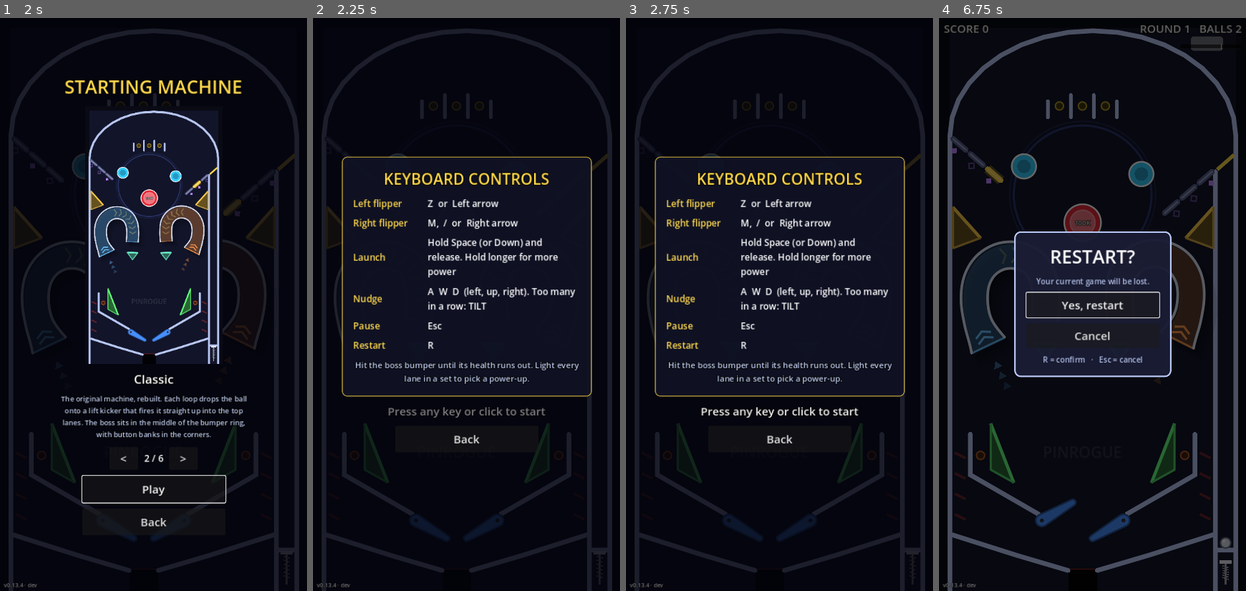
Above: before the commit, frames 1-4 (left to right).
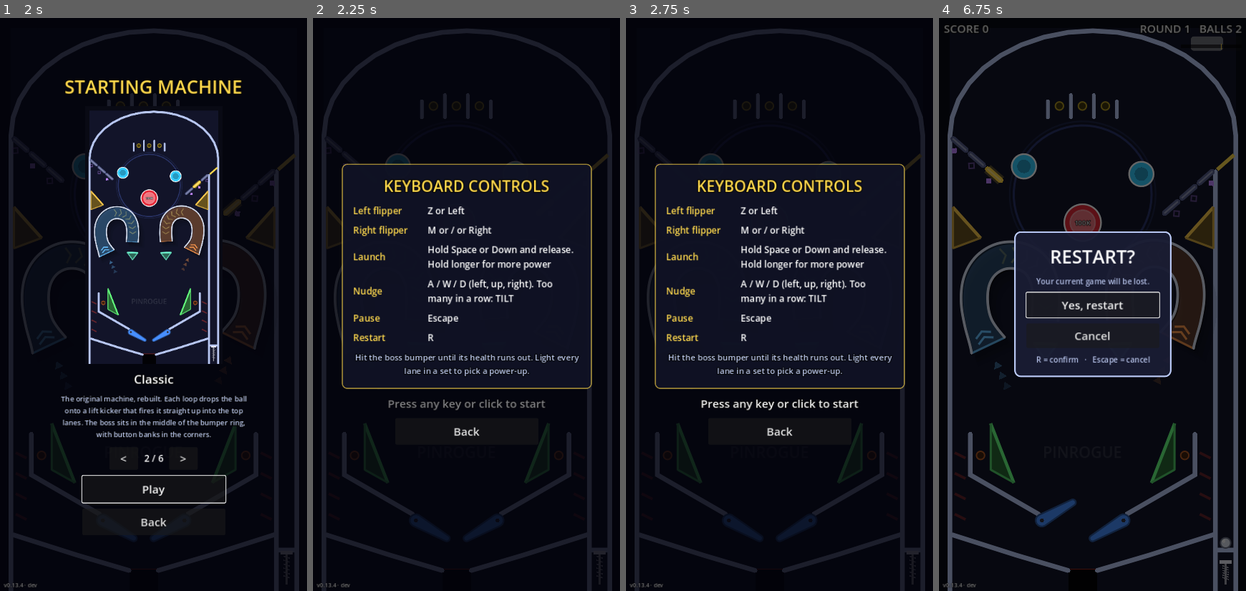
Above: after the commit, the same moments.

Repository: sessaregoAldo/PinRogue
Game: Godot game, scene res://scenes/main_menu.tscn
The game is run twice, just before and just after one commit, with the same random seed, the same clock (stepped at 60 frames per second) and the same inputs.
Inputs (mouse positions are in pixels of both pictures, inside the frame that each line leads up to):
- Up to frame 1 (2 s): click "Start Run" at 0.5 s; click "Endless" at 1.25 s
- Up to frame 2 (2.25 s): click "Play" at 2 s
- Up to frame 3 (2.75 s): no input
- Up to frame 4 (6.75 s): tap Enter (ui_accept) at 2.75, 3.02, 6.02 s; move the mouse to (1160, 275) at 2.77 s; hold M (flipper_right) 2.78-3.5 s; hold Space (launch) 2.78-3.5 s; click (1160, 275) at 2.92 s; drag from (1031, 333) to (1003, 453) at 3.52 s; move the mouse to (1123, 178) at 4.27 s; hold M (flipper_right) 4.28-5 s; hold Space (launch) 4.28-5 s; tap 1 at 4.35 s; click (1123, 178) at 4.42 s; drag from (1077, 419) to (1163, 453) at 5.02 s; move the mouse to (1184, 390) at 5.77 s; hold Z (flipper_left) 5.78-6.5 s; hold Space (launch) 5.78-6.5 s; tap 3 at 5.85 s; click (1184, 390) at 5.92 s; tap Escape (pause) at 6.4 s; click "Restart" at 6.5 s

Frame 1 is identical in both runs. In frame 2, 8.3% of the frame differs, in the area x 9-91%, y 24-75%; in frame 3, 8.4%; in frame 4, 0.3%.

Commit message:
v0.13.4: settings tabs with key rebinding; tutorial follows the player's device and keys
- Settings (main menu and pause menu) split into Audio and Controls tabs.
  Controls: every keyboard action can be bound to any key (a key moves off
  any other action that had it; Esc cancels; Reset to defaults). Saved in
  settings.cfg [keys]. Keyboard section hidden on phones/tablets; touch
  options shown on touch screens.
- All on-screen key hints read the current bindings: the tutorial's
  directions and key caps, the controls summary, the end screen and the
  pause menu's confirm hint.
- Tutorial picks touch or keyboard directions from what the player last
  used (a touch or a key press), falling back to the device check.

Co-Authored-By: Claude Opus 5.5 <noreply@anthropic.com>

Diff:
--- a/build_info.cfg
+++ b/build_info.cfg
@@ -1,2 +1,2 @@
 [build]
-time="2026-11-09 23:32 UTC"
+time="2026-11-10 03:06 UTC"
--- a/scripts/end_screen.gd
+++ b/scripts/end_screen.gd
@@ -50,7 +50,7 @@
 	_skip_button.disabled = false
 	_status.text = "Enter a name (2-5 letters) for the all-time board." if can_submit else ""
 	_status.modulate = SOFT
-	_footer.text = "Press R or Play again" if not can_submit else "Enter submits  ·  Skip to play again"
+	_footer.text = ("Press %s or Play again" % GameManager.key_label("restart")) if not can_submit else "Enter submits  ·  Skip to play again"
 	_root.visible = true
 	_root.modulate.a = 0.0
 	create_tween().tween_property(_root, "modulate:a", 1.0, 0.5)
@@ -127,7 +127,7 @@
 	_name_edit.release_focus()
 	_entry_row.visible = false
 	GameManager.entering_name = false
-	_footer.text = "Press R or Play again"
+	_footer.text = "Press %s or Play again" % GameManager.key_label("restart")
 
 
 func _on_main_menu() -> void:
--- a/scripts/game_manager.gd
+++ b/scripts/game_manager.gd
@@ -313,6 +313,104 @@
 			var ev := InputEventKey.new()
 			ev.physical_keycode = key as Key
 			InputMap.action_add_event(action, ev)
+	_load_key_bindings()
+
+
+# --- Key bindings (Settings > Controls) -------------------------------------------
+
+## Actions the player can rebind, in menu order, with their names.
+const BINDABLE: Array[String] = ["flipper_left", "flipper_right", "launch", "nudge_left", "nudge_up", "nudge_right", "pause", "restart"]
+const ACTION_NAMES := {
+	"flipper_left": "Left flipper", "flipper_right": "Right flipper", "launch": "Launch",
+	"nudge_left": "Nudge left", "nudge_up": "Nudge up", "nudge_right": "Nudge right",
+	"pause": "Pause", "restart": "Restart",
+}
+const KEY_SYMBOLS := {"Slash": "/", "Backslash": "\\", "Comma": ",", "Period": ".", "Semicolon": ";",
+	"Apostrophe": "'", "Bracketleft": "[", "Bracketright": "]", "Minus": "-", "Equal": "=", "Quoteleft": "`"}
+
+
+func _load_key_bindings() -> void:
+	var cfg := ConfigFile.new()
+	if cfg.load(SETTINGS_PATH) != OK or not cfg.has_section("keys"):
+		return
+	for action in BINDABLE:
+		var codes: Array = cfg.get_value("keys", action, [])
+		if not codes.is_empty():
+			_set_keys(action, codes)
+
+
+## Replace an action's keyboard keys (physical key codes).
+func _set_keys(action: String, codes: Array) -> void:
+	for ev in InputMap.action_get_events(action):
+		if ev is InputEventKey:
+			InputMap.action_erase_event(action, ev)
+	for code in codes:
+		var ev := InputEventKey.new()
+		ev.physical_keycode = int(code) as Key
+		InputMap.action_add_event(action, ev)
+
+
+## The physical key codes bound to an action.
+func key_codes(action: String) -> Array[int]:
+	var out: Array[int] = []
+	for ev in InputMap.action_get_events(action):
+		if ev is InputEventKey:
+			out.append(int(ev.physical_keycode) if ev.physical_keycode != KEY_NONE else int(ev.keycode))
+	return out
+
+
+## Bind `action` to one key. The key is taken off any other action that had it.
+func bind_key(action: String, code: int) -> void:
+	for other in BINDABLE:
+		if other != action and key_codes(other).has(code):
+			var rest := key_codes(other)
+			rest.erase(code)
+			_set_keys(other, rest)
+	_set_keys(action, [code])
+	_save_keys()
+
+
+func reset_keys() -> void:
+	for action in BINDABLE:
+		_set_keys(action, DEFAULT_INPUT[action])
+	var cfg := ConfigFile.new()
+	cfg.load(SETTINGS_PATH)
+	if cfg.has_section("keys"):
+		cfg.erase_section("keys")
+	cfg.save(SETTINGS_PATH)
+
+
+func _save_keys() -> void:
+	var cfg := ConfigFile.new()
+	cfg.load(SETTINGS_PATH) # keep the other sections
+	for action in BINDABLE:
+		cfg.set_value("keys", action, key_codes(action))
+	cfg.save(SETTINGS_PATH)
+
+
+## Readable names of an action's keys, e.g. ["Z", "Left"].
+func key_names(action: String) -> Array[String]:
+	var out: Array[String] = []
+	for code in key_codes(action):
+		out.append(key_name(code))
+	return out
+
+
+## "Z or Left" (or "unbound").
+func key_label(action: String, joiner: String = " or ") -> String:
+	var names := key_names(action)
+	return joiner.join(names) if not names.is_empty() else "unbound"
+
+
+## Name of a physical key on the player's keyboard layout.
+func key_name(code: int) -> String:
+	var mapped := code
+	if not OS.has_feature("web"):
+		var k := DisplayServer.keyboard_get_keycode_from_physical(code as Key)
+		if k != KEY_NONE:
+			mapped = k
+	var s := OS.get_keycode_string(mapped as Key)
+	return KEY_SYMBOLS.get(s, s)
 
 
 ## Called when the plunger fires: starts the Ball Saver window (if owned).
--- a/scripts/main_menu.gd
+++ b/scripts/main_menu.gd
@@ -221,13 +221,14 @@
 			["Pause", "The II button at the top"],
 		]
 	else:
+		var k := func(action: String) -> String: return GameManager.key_label(action)
 		rows = [
-			["Left flipper", "Z  or  Left arrow"],
-			["Right flipper", "M,  /  or  Right arrow"],
-			["Launch", "Hold Space (or Down) and release. Hold longer for more power"],
-			["Nudge", "A  W  D  (left, up, right). Too many in a row: TILT"],
-			["Pause", "Esc"],
-			["Restart", "R"],
+			["Left flipper", k.call("flipper_left")],
+			["Right flipper", k.call("flipper_right")],
+			["Launch", "Hold %s and release. Hold longer for more power" % k.call("launch")],
+			["Nudge", "%s / %s / %s (left, up, right). Too many in a row: TILT" % [k.call("nudge_left"), k.call("nudge_up"), k.call("nudge_right")]],
+			["Pause", k.call("pause")],
+			["Restart", k.call("restart")],
 		]
 	for row: Array in rows:
 		var action := Label.new()
--- a/scripts/patch_notes.gd
+++ b/scripts/patch_notes.gd
@@ -12,6 +12,7 @@
 			"New Tutorial mode: Sal, the machine's old owner, walks you through launching, flipping, saving a ball from the gutter, power-ups, the boss and tilt. The game pauses and shows you exactly what to press whenever it's your turn.",
 			"The leaderboard always shows where you stand: if your best score isn't in the top 10, it appears below them with your position.",
 			"Nudges recover a little faster, so you can shove the machine again sooner.",
+			"Settings are now split into Audio and Controls tabs. On a keyboard you can bind every action to any key you like.",
 			"Tap the star or the skull under the leaderboard to see the top 10 for just that kind of run. Tap it again to see everyone.",
 		],
 	},
--- a/scripts/pause_menu.gd
+++ b/scripts/pause_menu.gd
@@ -93,12 +93,12 @@
 		_confirm_title.text = "MAIN MENU?"
 		_confirm_note.text = "Your current run will be lost."
 		_confirm_yes_button.text = "Yes, leave"
-		_confirm_hint.text = "Esc = cancel"
+		_confirm_hint.text = "%s = cancel" % GameManager.key_label("pause")
 	else:
 		_confirm_title.text = "RESTART?"
 		_confirm_note.text = "Your current game will be lost."
 		_confirm_yes_button.text = "Yes, restart"
-		_confirm_hint.text = "R = confirm   ·   Esc = cancel"
+		_confirm_hint.text = "%s = confirm   ·   %s = cancel" % [GameManager.key_label("restart"), GameManager.key_label("pause")]
 	_show_page(_confirm_page)
 
 
--- a/scripts/tutorial.gd
+++ b/scripts/tutorial.gd
@@ -45,7 +45,16 @@
 var game: Node
 
 var _token: int = 0
-var _touch: bool = false
+## True when the player is on a touch screen (checked live: a first touch on a
+## laptop switches the directions over).
+var _touch: bool:
+	get:
+		if _last_input_touch != null:
+			return _last_input_touch # what the player is actually using
+		var tc := game.get_node_or_null("TouchControls") if is_instance_valid(game) else null
+		return tc != null and tc.enabled
+## true after a touch, false after a key press, null before either.
+var _last_input_touch: Variant = null
 var _gutter: String = "" # side whose gutter the ball is in, during the save
 var _base_nudge_cooldown: float = 0.28
 var _expect_pick: bool = false # the power-up lesson is running
@@ -99,7 +108,6 @@
 
 func _run(token: int) -> void:
 	var tc := game.get_node_or_null("TouchControls")
-	_touch = tc != null and tc.enabled
 	if tc:
 		tc._hint_time = 0.0 # Sal does the explaining
 	var ball: Ball = game.ball
@@ -151,7 +159,7 @@
 	await _say("Ha! Right across the table, and I caught it on the other side. Time your flip as the ball rolls and you can aim.")
 	if token != _token: return
 	await _say(("Each half of the bottom of the screen works its flipper." if _touch \
-			else "Z or LEFT works the left flipper, M or RIGHT the right one."))
+			else "%s works the left flipper, %s the right one." % [GameManager.key_label("flipper_left"), GameManager.key_label("flipper_right")]))
 	if token != _token: return
 
 	# 4. Gutter save: hold the flipper on the ball's side, nudge up, land on the other flipper.
@@ -189,7 +197,7 @@
 		if token != _token: return
 		_pause()
 		_gutter = gutter
-		await _ask("nudge", gutter, "...keep holding, and swipe UP with another finger!" if _touch else "...keep holding, and nudge UP with W!")
+		await _ask("nudge", gutter, "...keep holding, and swipe UP with another finger!" if _touch else "...keep holding, and nudge UP with %s!" % GameManager.key_label("nudge_up"))
 		_gutter = ""
 		if token != _token: return
 		await _frames(60)
@@ -207,7 +215,7 @@
 	await _say("Saved! Holding the flipper opens a path, and the nudge pops the ball over onto the other flipper.")
 	if token != _token: return
 	await _say(("Swipe left, up or right anywhere to nudge the machine that way." if _touch \
-			else "A, W and D nudge the machine left, up and right.") + " It works on either side: hold the flipper the ball is rolling under, then nudge up.")
+			else "%s, %s and %s nudge the machine left, up and right." % [GameManager.key_label("nudge_left"), GameManager.key_label("nudge_up"), GameManager.key_label("nudge_right")]) + " It works on either side: hold the flipper the ball is rolling under, then nudge up.")
 	if token != _token: return
 
 	# 5. First minor power-up: light both inlanes
@@ -330,7 +338,7 @@
 	var tries := 0
 	while true:
 		var caption := "Drag the launcher down, then let go. Pull further for more power!" if _touch \
-				else "Hold SPACE to pull the plunger back, then let go. Hold longer for more power!"
+				else "Hold %s to pull the plunger back, then let go. Hold longer for more power!" % GameManager.key_label("launch")
 		if tries > 0:
 			caption = "A bit more oomph this time! " + caption
 		elif again:
@@ -609,6 +617,10 @@
 # --- Input --------------------------------------------------------------------------
 
 func _input(event: InputEvent) -> void:
+	if event is InputEventScreenTouch and event.pressed:
+		_last_input_touch = true
+	elif event is InputEventKey and event.pressed:
+		_last_input_touch = false
 	if get_tree().paused:
 		return # the pause menu or the power-up picker has the input
 	if event is InputEventKey and event.is_action_pressed("pause"):
@@ -699,7 +711,7 @@
 		_overlay.draw_arc(ring[0], float(ring[1]) + 4.0 * pulse, 0.0, TAU, 48, Color(GOLD, 0.85), 3.0, true)
 	var left := _prompt_side == "L"
 	var half := Rect2(0, 975, 300, 145) if left else Rect2(300, 975, 222, 145)
-	var keys: Array = ["Z", "LEFT"] if left else ["M", "RIGHT"]
+	var keys: Array = GameManager.key_names(_action(_prompt_side))
 	var key_x := 160.0 if left else 400.0
 	match _prompt:
 		"launch":
@@ -708,7 +720,7 @@
 				_swipe_arrow(Vector2(560, 760), Vector2(560, 900), t)
 				_caption(font, Vector2(300, 640), "Drag down, let go")
 			else:
-				_keycaps(font, ["SPACE"], Vector2(430, 960), pulse)
+				_keycaps(font, GameManager.key_names("launch"), Vector2(430, 960), pulse)
 				_caption(font, Vector2(430, 900), "Hold, then let go")
 		"flip", "hold":
 			var verb := "Press!" if _prompt == "flip" else "Hold!"
@@ -731,8 +743,16 @@
 				_swipe_arrow(Vector2(300, 880), Vector2(300, 740), t)
 				_caption(font, Vector2(300, 700), "Swipe up!")
 			else:
-				_keycaps(font, ["A", "W", "D"] if _prompt == "nudge_many" else ["W"], Vector2(300, 800), pulse)
+				var nudge_keys: Array = [_first_key("nudge_left"), _first_key("nudge_up"), _first_key("nudge_right")] if _prompt == "nudge_many" \
+						else GameManager.key_names("nudge_up")
+				_keycaps(font, nudge_keys, Vector2(300, 800), pulse)
 				_caption(font, Vector2(300, 745), "Nudge!" if _prompt == "nudge" else "Nudge again and again!")
+
+
+## The first key bound to an action (for key caps), or "?" if none.
+func _first_key(action: String) -> String:
+	var names := GameManager.key_names(action)
+	return names[0] if not names.is_empty() else "?"
 
 
 func _zone(rect: Rect2, pulse: float) -> void:
--- a/scripts/ui/settings_panel.gd
+++ b/scripts/ui/settings_panel.gd
@@ -1,84 +1,114 @@
 class_name SettingsPanel
 extends VBoxContainer
-## Options: master / effects / music volume and the score popups toggle.
+## Settings, in two tabs:
+## - Audio: master / effects / music volume, and the score popups toggle.
+## - Controls: keyboard bindings (any key for any action; hidden on phones and
+##   tablets) and the touch-screen options (shown on touch screens).
 ## Shared by the pause menu and the main menu. Changes apply immediately;
 ## call Sfx.save_settings() when leaving the page.
 
-const WIDTH := 260.0
+const WIDTH := 320.0
+const GOLD := Color(1.0, 0.85, 0.3)
+const SOFT := Color(0.7, 0.75, 0.9)
+const NUDGE_MODES: Array[String] = ["swipe", "tilt"]
+const TOUCH_MODES: Array[String] = ["auto", "on", "off"]
+
+var _tab_audio: Button
+var _tab_controls: Button
+var _audio_box: VBoxContainer
+var _controls_box: VBoxContainer
 
 var _master: HSlider
 var _sfx: HSlider
 var _music: HSlider
 var _popups: CheckButton
 
+var _keys_box: VBoxContainer
+var _key_buttons: Dictionary = {} # action -> Button
+var _capturing: String = "" # action waiting for a key press
+var _touch_box: VBoxContainer
+var _nudge_mode: OptionButton
+var _touch_mode: OptionButton
+
 
 func _init() -> void:
 	add_theme_constant_override("separation", 10)
-	_master = _slider("Master volume", func(v: float) -> void:
+	var tabs := HBoxContainer.new()
+	tabs.alignment = BoxContainer.ALIGNMENT_CENTER
+	tabs.add_theme_constant_override("separation", 8)
+	add_child(tabs)
+	var group := ButtonGroup.new()
+	_tab_audio = _tab_button(tabs, "Audio", group, false)
+	_tab_controls = _tab_button(tabs, "Controls", group, true)
+
+	# --- Audio ---
+	_audio_box = _section()
+	_master = _slider(_audio_box, "Master volume", func(v: float) -> void:
 		Sfx.set_master_volume(v)
 		Sfx.play("bumper", 0.0, 1.0, 120))
-	_sfx = _slider("Effects volume", func(v: float) -> void:
+	_sfx = _slider(_audio_box, "Effects volume", func(v: float) -> void:
 		Sfx.set_sfx_volume(v)
 		Sfx.play("bumper", 0.0, 1.0, 120))
-	_music = _slider("Music volume", func(v: float) -> void: Sfx.set_music_volume(v))
+	_music = _slider(_audio_box, "Music volume", func(v: float) -> void: Sfx.set_music_volume(v))
 	_popups = CheckButton.new()
 	_popups.text = "Score popups"
 	_popups.add_theme_font_size_override("font_size", 18)
 	_popups.toggled.connect(func(on: bool) -> void:
 		Sfx.play("click")
 		GameManager.set_show_score_popups(on))
-	add_child(_popups)
-
-	# Controls (mostly for phones and tablets).
-	var heading := Label.new()
-	heading.text = "Controls"
-	heading.add_theme_font_size_override("font_size", 20)
-	heading.add_theme_color_override("font_color", Color(1.0, 0.85, 0.3))
-	add_child(heading)
-	_nudge_mode = _option("Nudge", ["Swipe the screen", "Tilt the phone"], func(i: int) -> void:
+	_audio_box.add_child(_popups)
+
+	# --- Controls ---
+	_controls_box = _section()
+	_keys_box = VBoxContainer.new()
+	_keys_box.add_theme_constant_override("separation", 6)
+	_controls_box.add_child(_keys_box)
+	_heading(_keys_box, "Keyboard")
+	_note(_keys_box, "Click an action, then press the key you want for it.")
+	var grid := GridContainer.new()
+	grid.columns = 2
+	grid.add_theme_constant_override("h_separation", 12)
+	grid.add_theme_constant_override("v_separation", 4)
+	_keys_box.add_child(grid)
+	for action in GameManager.BINDABLE:
+		var name_label := Label.new()
+		name_label.text = GameManager.ACTION_NAMES[action]
+		name_label.add_theme_font_size_override("font_size", 16)
+		name_label.custom_minimum_size = Vector2(120, 0)
+		grid.add_child(name_label)
+		var b := Button.new()
+		b.custom_minimum_size = Vector2(WIDTH - 132.0, 32)
+		b.add_theme_font_size_override("font_size", 15)
+		b.pressed.connect(_start_capture.bind(action))
+		grid.add_child(b)
+		_key_buttons[action] = b
+	var reset := Button.new()
+	reset.text = "Reset to defaults"
+	reset.add_theme_font_size_override("font_size", 15)
+	reset.pressed.connect(func() -> void:
+		Sfx.play("click")
+		_capturing = ""
+		GameManager.reset_keys()
+		_refresh_keys())
+	var reset_row := CenterContainer.new()
+	reset_row.add_child(reset)
+	_keys_box.add_child(reset_row)
+
+	_touch_box = VBoxContainer.new()
+	_touch_box.add_theme_constant_override("separation", 6)
+	_controls_box.add_child(_touch_box)
+	_heading(_touch_box, "Touch screen")
+	_nudge_mode = _option(_touch_box, "Nudge", ["Swipe the screen", "Tilt the phone"], func(i: int) -> void:
 		Sfx.play("click")
 		GameManager.set_nudge_mode(NUDGE_MODES[i])
 		if NUDGE_MODES[i] == "tilt":
 			_request_motion_permission())
-	_touch_mode = _option("On-screen buttons", ["Automatic", "Always on", "Off"], func(i: int) -> void:
-		Sfx.play("click")
-		GameManager.set_touch_controls(TOUCH_MODES[i]))
-
-
-const NUDGE_MODES: Array[String] = ["swipe", "tilt"]
-const TOUCH_MODES: Array[String] = ["auto", "on", "off"]
-var _nudge_mode: OptionButton
-var _touch_mode: OptionButton
-
-
-func _option(text: String, items: Array, on_selected: Callable) -> OptionButton:
-	var label := Label.new()
-	label.text = text
-	label.add_theme_font_size_override("font_size", 18)
-	add_child(label)
-	var option := OptionButton.new()
-	for item in items:
-		option.add_item(item)
-	option.custom_minimum_size = Vector2(WIDTH, 40)
-	option.add_theme_font_size_override("font_size", 18)
-	option.item_selected.connect(on_selected)
-	add_child(option)
-	return option
-
-
-## iPhones only give motion data after the page asks during a tap. Godot handles
-## input a moment after the tap, so we arm a one-time listener: the player's
-## next tap shows the permission prompt. Other browsers ignore this.
-func _request_motion_permission() -> void:
-	if not OS.has_feature("web"):
-		return
-	JavaScriptBridge.eval("""
-		if (typeof DeviceMotionEvent !== 'undefined' && typeof DeviceMotionEvent.requestPermission === 'function') {
-			const ask = () => { DeviceMotionEvent.requestPermission().catch(() => {}); };
-			document.addEventListener('touchend', ask, { once: true });
-			document.addEventListener('click', ask, { once: true });
-		}
-	""", true)
+	_touch_mode = _option(_touch_box, "On-screen buttons", ["Automatic", "Always on", "Off"], func(i: int) -> void:
+		Sfx.play("click")
+		GameManager.set_touch_controls(TOUCH_MODES[i])
+		_refresh_sections())
+
+	_show_tab(false)
 
 
 ## Show the current values (without triggering sounds).
@@ -89,22 +119,158 @@
 	_popups.set_pressed_no_signal(GameManager.show_score_popups)
 	_nudge_mode.select(maxi(0, NUDGE_MODES.find(GameManager.nudge_mode)))
 	_touch_mode.select(maxi(0, TOUCH_MODES.find(GameManager.touch_controls)))
+	_capturing = ""
+	_refresh_keys()
+	_refresh_sections()
 
 
 func focus_first() -> void:
-	_master.grab_focus()
-
-
-func _slider(text: String, on_changed: Callable) -> HSlider:
+	if _audio_box.visible:
+		_master.grab_focus()
+	else:
+		_tab_controls.grab_focus()
+
+
+# --- Tabs ---------------------------------------------------------------------------
+
+func _show_tab(controls: bool) -> void:
+	_audio_box.visible = not controls
+	_controls_box.visible = controls
+	_tab_audio.set_pressed_no_signal(not controls)
+	_tab_controls.set_pressed_no_signal(controls)
+	_capturing = ""
+	_refresh_keys()
+
+
+## Keyboard bindings unless this is a phone / tablet; touch options on touch screens.
+func _refresh_sections() -> void:
+	var mobile := OS.has_feature("mobile") or OS.has_feature("web_android") or OS.has_feature("web_ios")
+	_keys_box.visible = not mobile
+	_touch_box.visible = mobile or DisplayServer.is_touchscreen_available() or GameManager.touch_controls != "auto"
+
+
+# --- Key binding --------------------------------------------------------------------
+
+func _start_capture(action: String) -> void:
+	Sfx.play("click")
+	_capturing = action
+	_refresh_keys()
+
+
+func _input(event: InputEvent) -> void:
+	if _capturing == "" or not is_visible_in_tree():
+		return
+	if event is InputEventMouseButton and event.pressed:
+		_capturing = "" # clicked elsewhere: cancel
+		_refresh_keys.call_deferred()
+		return
+	if not (event is InputEventKey) or not event.pressed or event.echo:
+		return
+	get_viewport().set_input_as_handled() # the key must not also pause / flip / close the menu
+	var code: int = event.physical_keycode if event.physical_keycode != KEY_NONE else event.keycode
+	if code == KEY_ESCAPE and _capturing != "pause":
+		_capturing = "" # Esc cancels (unless binding Pause itself)
+	else:
+		GameManager.bind_key(_capturing, code)
+		Sfx.play("click")
+		_capturing = ""
+	_refresh_keys()
+
+
+func _refresh_keys() -> void:
+	for action in _key_buttons:
+		var b: Button = _key_buttons[action]
+		if action == _capturing:
+			b.text = "Press a key... (Esc cancels)" if action != "pause" else "Press a key..."
+			b.add_theme_color_override("font_color", GOLD)
+		else:
+			b.text = GameManager.key_label(action, "  ·  ")
+			b.remove_theme_color_override("font_color")
+
+
+# --- Builders -----------------------------------------------------------------------
+
+func _section() -> VBoxContainer:
+	var box := VBoxContainer.new()
+	box.add_theme_constant_override("separation", 10)
+	box.custom_minimum_size = Vector2(WIDTH, 0)
+	add_child(box)
+	return box
+
+
+func _tab_button(parent: Control, text: String, group: ButtonGroup, controls: bool) -> Button:
+	var b := Button.new()
+	b.text = text
+	b.toggle_mode = true
+	b.button_group = group
+	b.custom_minimum_size = Vector2(140, 38)
+	b.add_theme_font_size_override("font_size", 18)
+	b.add_theme_color_override("font_pressed_color", GOLD)
+	b.pressed.connect(func() -> void:
+		Sfx.play("click")
+		_show_tab(controls))
+	parent.add_child(b)
+	return b
+
+
+func _heading(parent: Control, text: String) -> void:
+	var label := Label.new()
+	label.text = text
+	label.add_theme_font_size_override("font_size", 20)
+	label.add_theme_color_override("font_color", GOLD)
+	parent.add_child(label)
+
+
+func _note(parent: Control, text: String) -> void:
+	var label := Label.new()
+	label.text = text
+	label.autowrap_mode = TextServer.AUTOWRAP_WORD_SMART
+	label.custom_minimum_size = Vector2(WIDTH, 0)
+	label.add_theme_font_size_override("font_size", 13)
+	label.add_theme_color_override("font_color", SOFT)
+	parent.add_child(label)
+
+
+func _option(parent: Control, text: String, items: Array, on_selected: Callable) -> OptionButton:
 	var label := Label.new()
 	label.text = text
 	label.add_theme_font_size_override("font_size", 18)
-	add_child(label)
+	parent.add_child(label)
+	var option := OptionButton.new()
+	for item in items:
+		option.add_item(item)
+	option.custom_minimum_size = Vector2(WIDTH, 40)
+	option.add_theme_font_size_override("font_size", 18)
+	option.item_selected.connect(on_selected)
+	parent.add_child(option)
+	return option
+
+
+func _slider(parent: Control, text: String, on_changed: Callable) -> HSlider:
+	var label := Label.new()
+	label.text = text
+	label.add_theme_font_size_override("font_size", 18)
+	parent.add_child(label)
 	var slider := HSlider.new()
 	slider.min_value = 0.0
 	slider.max_value = 1.0
 	slider.step = 0.01
 	slider.custom_minimum_size = Vector2(WIDTH, 28)
 	slider.value_changed.connect(on_changed)
-	add_child(slider)
+	parent.add_child(slider)
 	return slider
+
+
+## iPhones only give motion data after the page asks during a tap. Godot handles
+## input a moment after the tap, so we arm a one-time listener: the player's
+## next tap shows the permission prompt. Other browsers ignore this.
+func _request_motion_permission() -> void:
+	if not OS.has_feature("web"):
+		return
+	JavaScriptBridge.eval("""
+		if (typeof DeviceMotionEvent !== 'undefined' && typeof DeviceMotionEvent.requestPermission === 'function') {
+			const ask = () => { DeviceMotionEvent.requestPermission().catch(() => {}); };
+			document.addEventListener('touchend', ask, { once: true });
+			document.addEventListener('click', ask, { once: true });
+		}
+	""", true)
Not shown, changed: docs/index.pck
